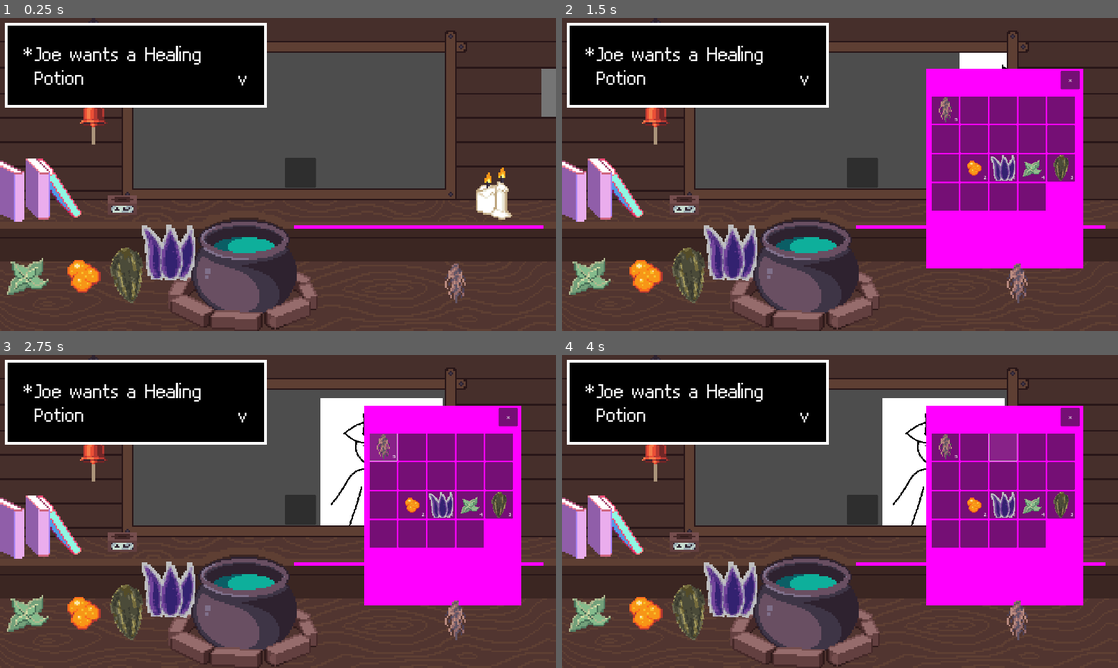
Above: before the commit, frames 1-4 (two rows, left to right).
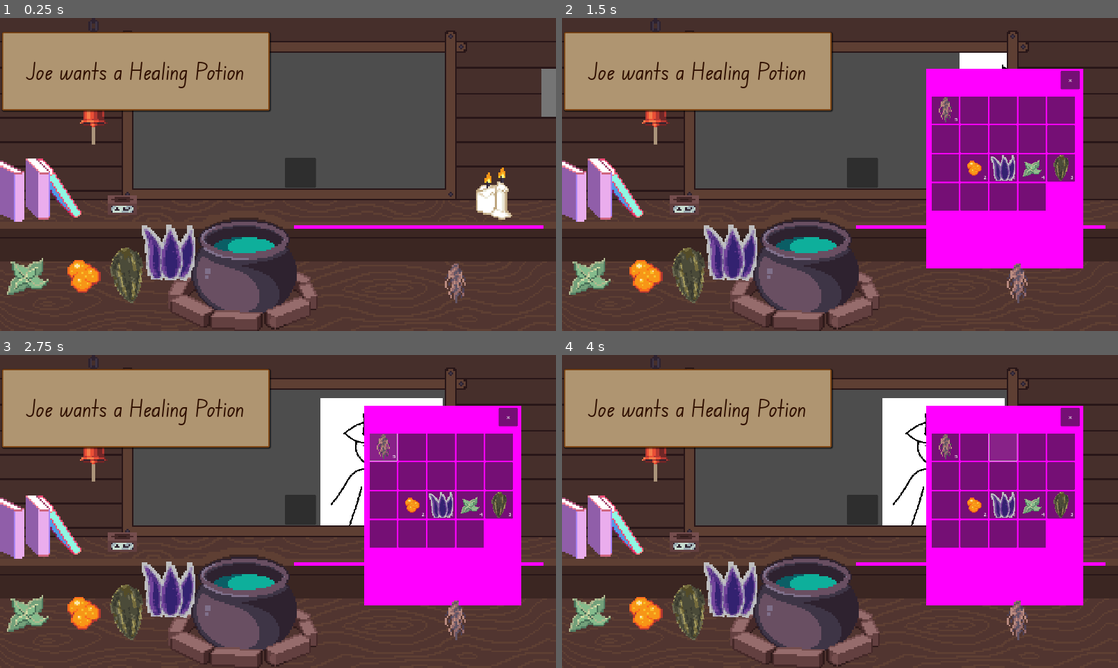
Above: after the commit, the same moments.

Repository: HuskyGameDev/2024s-team3
Game: Godot game, scene res://Scenes/Screens/Main.tscn
Two runs of this game, one before a commit and one after it. Both use one fixed random seed, a clock stepped at 60 frames per second and the inputs below.
Inputs (mouse positions are in pixels of both pictures, inside the frame that each line leads up to):
- Up to frame 1 (0.25 s): no input
- Up to frame 2 (1.5 s): click (862, 171) at 0.5 s; click (1112, 93) at 1.25 s
- Up to frame 3 (2.75 s): click (383, 445) at 2 s
- Up to frame 4 (4 s): click (973, 445) at 2.75 s; click (1001, 445) at 3.5 s

The runs differ from the first frame. In frame 1, 14% of the frame differs, in the area x 0-49%, y 1-30%; in frame 2, 14%; in frame 3, 14%; in frame 4, 14%.

Commit message:
update customer textbox theme to match tooltip

Diff:
--- a/Assets/Themes/TooltipTheme.tres
+++ b/Assets/Themes/TooltipTheme.tres
@@ -22,6 +22,7 @@
 shadow_offset = Vector2(2, 2)
 
 [resource]
+HeaderLarge/font_sizes/font_size = 80
 Label/colors/font_color = Color(0.184314, 0.0588235, 0, 1)
 Label/font_sizes/font_size = 35
 Label/fonts/font = ExtResource("1_5a5me")
--- a/Scenes/UI/textBox.tscn
+++ b/Scenes/UI/textBox.tscn
@@ -1,22 +1,14 @@
-[gd_scene load_steps=4 format=3 uid="uid://ccsccje0muvta"]
+[gd_scene load_steps=3 format=3 uid="uid://ccsccje0muvta"]
 
-[ext_resource type="FontFile" uid="uid://cygtnqyd204ai" path="res://Assets/Themes/Fonts/battlenet.ttf" id="1_j2e7o"]
 [ext_resource type="Script" path="res://Scripts/textBox.gd" id="1_uhhou"]
-
-[sub_resource type="StyleBoxFlat" id="StyleBoxFlat_cupj7"]
-bg_color = Color(0, 0, 0, 1)
-border_width_left = 10
-border_width_top = 10
-border_width_right = 10
-border_width_bottom = 10
-border_color = Color(1, 1, 1, 1)
+[ext_resource type="Theme" uid="uid://pfkwq4x1374y" path="res://Assets/Themes/TooltipTheme.tres" id="2_gaxp1"]
 
 [node name="TextBox" type="CanvasLayer"]
 offset = Vector2(-300, -650)
 transform = Transform2D(1, 0, 0, 1, -300, -650)
 script = ExtResource("1_uhhou")
 
-[node name="TextboxContainer" type="MarginContainer" parent="."]
+[node name="TextboxContainer" type="PanelContainer" parent="."]
 anchors_preset = 12
 anchor_top = 1.0
 anchor_right = 1.0
@@ -27,45 +19,13 @@
 offset_bottom = -121.0
 grow_horizontal = 2
 grow_vertical = 0
-theme_override_constants/margin_top = 0
+theme = ExtResource("2_gaxp1")
 
-[node name="Panel" type="Panel" parent="TextboxContainer"]
-layout_mode = 2
-theme_override_styles/panel = SubResource("StyleBoxFlat_cupj7")
-
-[node name="MarginContainer" type="MarginContainer" parent="TextboxContainer"]
-layout_mode = 2
-theme_override_constants/margin_left = 64
-theme_override_constants/margin_top = 64
-theme_override_constants/margin_right = 64
-theme_override_constants/margin_bottom = 64
-
-[node name="Panel" type="Panel" parent="TextboxContainer/MarginContainer"]
-visible = false
-layout_mode = 2
-
-[node name="HBoxContainer" type="HBoxContainer" parent="TextboxContainer/MarginContainer"]
-layout_mode = 2
-
-[node name="Start" type="Label" parent="TextboxContainer/MarginContainer/HBoxContainer"]
-layout_mode = 2
-size_flags_vertical = 0
-theme_override_fonts/font = ExtResource("1_j2e7o")
-theme_override_font_sizes/font_size = 90
-text = "*"
-
-[node name="Label" type="Label" parent="TextboxContainer/MarginContainer/HBoxContainer"]
+[node name="Label" type="Label" parent="TextboxContainer"]
 custom_minimum_size = Vector2(700, 5)
 layout_mode = 2
 size_flags_vertical = 1
-theme_override_fonts/font = ExtResource("1_j2e7o")
-theme_override_font_sizes/font_size = 90
+theme_type_variation = &"HeaderLarge"
+horizontal_alignment = 1
+vertical_alignment = 1
 autowrap_mode = 2
-
-[node name="End" type="Label" parent="TextboxContainer/MarginContainer/HBoxContainer"]
-layout_mode = 2
-size_flags_horizontal = 10
-size_flags_vertical = 8
-theme_override_fonts/font = ExtResource("1_j2e7o")
-theme_override_font_sizes/font_size = 90
-text = "v"
--- a/Scripts/textBox.gd
+++ b/Scripts/textBox.gd
@@ -3,9 +3,7 @@
 # const CHAR_READ_RATE = 0.05 # might use this
 
 @onready var textbox_container = $TextboxContainer
-@onready var start_symbol = $TextboxContainer/MarginContainer/HBoxContainer/Start
-@onready var end_symbol = $TextboxContainer/MarginContainer/HBoxContainer/End
-@onready var label = $TextboxContainer/MarginContainer/HBoxContainer/Label
+@onready var label = $TextboxContainer/Label
 
 @export var order: String
 
@@ -14,13 +12,10 @@
 	add_text("text to be added!")
 
 func hide_textbox():
-	start_symbol.text = ""
-	end_symbol.text = ""
 	label.text = ""
 	textbox_container.hide() # hides the text only
 
 func show_textbox():
-	start_symbol.text = "*"
 	textbox_container.show()
 
 func add_text(next_text):
